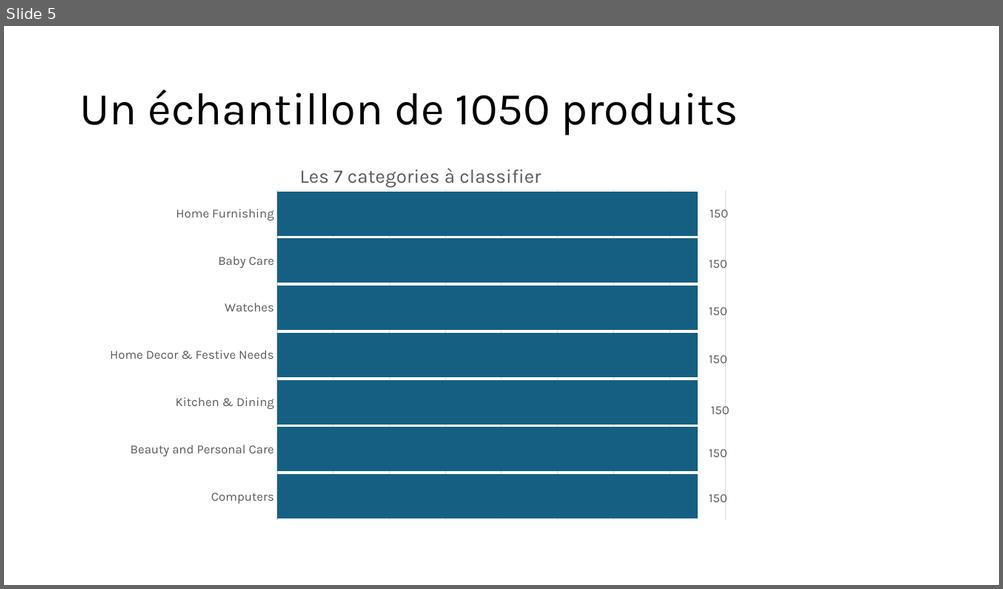
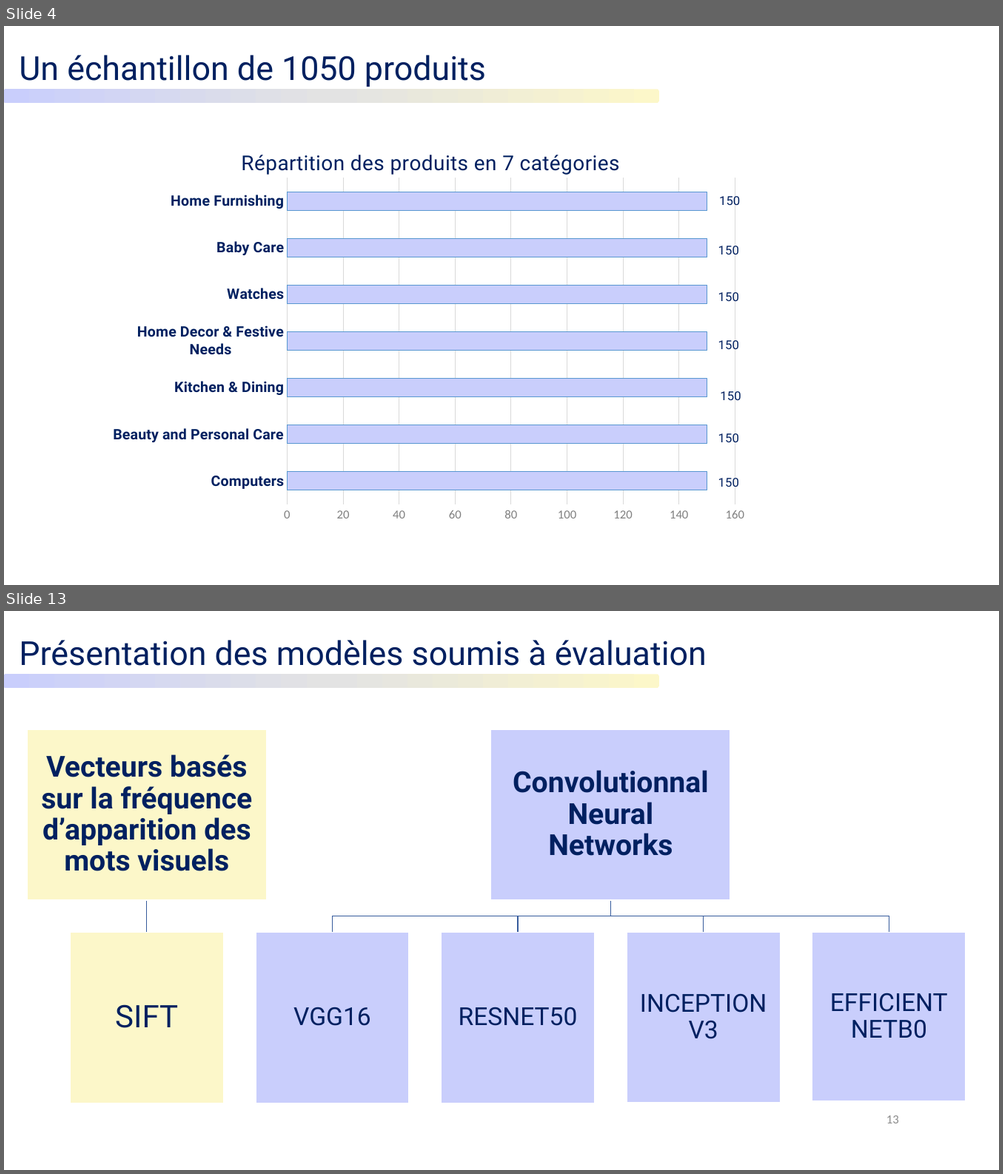
Before and after one commit to Hedredo/oc_projet_6, a slide deck: 5_presentation_072024.pptx. Shown one above the other, each under a label of ours: slide 5 before the commit, slides 4 and 13 after it; the slides between them are not shown. The pictures are 1003x589 and 1003x1174 pixels, drawn with LibreOffice and Linux fonts; fonts in the diff are those of the drawing. Boxes give left, top, right and bottom in pixels: in the first picture for what was removed or moved away, otherwise in the second. Text is boxed around its words. In the diff, an @@ line names an element or a change of style, - is before the commit and + after.

```diff
--- a/5_presentation_072024.pptx
+++ b/5_presentation_072024.pptx
@@ slide 13 added at bbox=[4, 611, 999, 1170], background #FFFFFF @@
@@ text added at bbox=[19, 640, 706, 666], 32 pt, text #002060 @@
+Présentation des modèles soumis à évaluation
@@ rounded rectangle added at bbox=[4, 675, 659, 688], fill gradient #FCF7C9 to #E3E3E3 to #C9CEFC @@
@@ group added at bbox=[27, 729, 966, 1103]: 7 rectangles, 7 texts, 5 freeform shapes @@
+Vecteurs basés sur la fréquence d’apparition des mots visuels
+SIFT
+Convolutionnal
+Neural
+Networks
+VGG16
+RESNET50
+INCEPTION V3
+EFFICIENT
+NETB0
@@ page number added at bbox=[886, 1116, 899, 1124], 12 pt, text #8C8C8C @@
+13
@@ what was slide 5 is now slide 4 @@
@@ slide 4 changed as well @@
@@ text "Un échantillon de 1050 produits": place and size @@
-text "Un échantillon de 1050 produits" at bbox=[79, 90, 738, 136]
+text "Un échantillon de 1050 produits" at bbox=[19, 55, 486, 87]
@@ text "Un échantillon de 1050 produits" at bbox=[19, 55, 486, 87]: size 44 to 32 pt, font Karla to Roboto, text colour #000000 to #002060; line spacing 0.9 to 1; vertical alignment middle to top @@
@@ rounded rectangle added at bbox=[4, 90, 659, 103], fill gradient #FCF7C9 to #E3E3E3 to #C9CEFC @@
@@ bar chart at bbox=[113, 136, 747, 522] @@
@@ title "Les 7 categories à classifier " to "Répartition des produits en 7 catégories " @@
@@ colour of Series 1 #156082 to #C9CEFC @@
@@ data labels of Series 1 changed @@
@@ category axis changed @@
@@ value axis changed @@
@@ bar spacing changed @@
@@ lettering changed @@
@@ bar chart: place and size @@
-bar chart at bbox=[104, 147, 738, 534]
+bar chart at bbox=[113, 136, 747, 522]
```
Also in this commit, not shown: 2 other slides changed, 21 other slides added, 18 slides removed, 14 other files.
